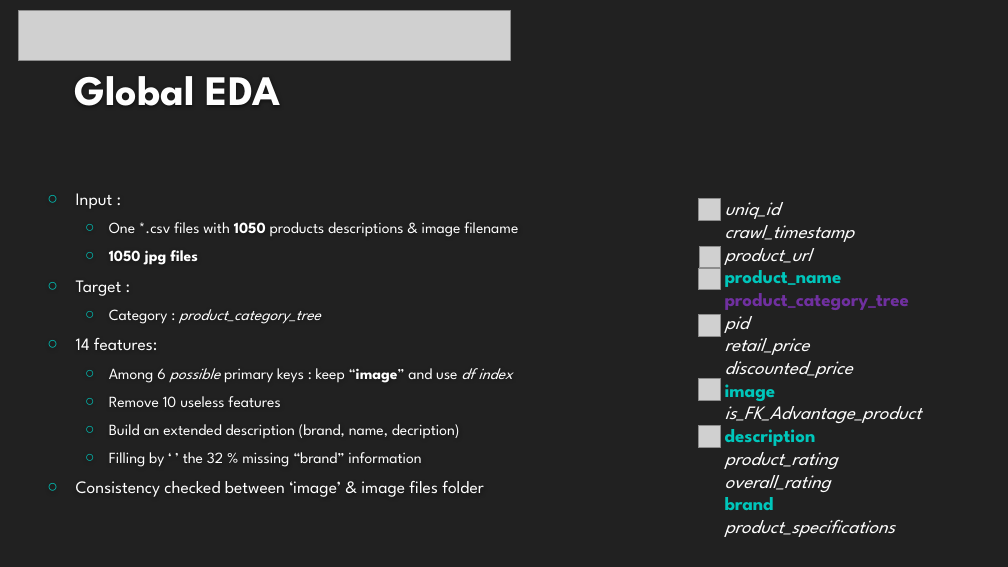
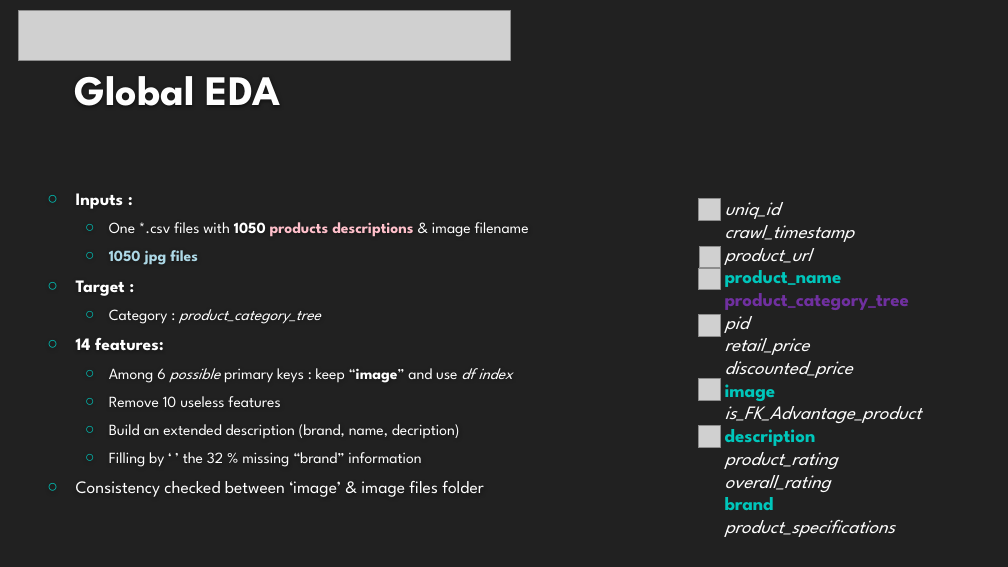
Before and after one commit to EtienneLardeur/P6_ClassificationEngine, a slide deck: slide 3 of P6_02_Support.pptx. Drawn at 1008x567 pixels with LibreOffice and Linux fonts; fonts in the diff are those of the drawing; grey boxes stand for pictures; background and template pictures are left out. Boxes give left, top, right and bottom in pixels: in the first picture for what was removed or moved away, otherwise in the second. Text is boxed around its words. In the diff, an @@ line names an element or a change of style, - is before the commit and + after.

```diff
--- a/P6_02_Support.pptx
+++ b/P6_02_Support.pptx
@@ text at (76,193,123,209): text changed; bold on @@
-○ Input :
+○ Inputs :
@@ text at (76,222,529,350): text colour #FFFFFF to #FFC0CB in "products descriptions"; bold on in "products descriptions", "Target :", "14 features:"; text colour #FFFFFF to #ADD8E6 in "1050 jpg files" @@
```
Also in this commit, not shown: 14 other slides changed, 1 slide added, 2 other files.
